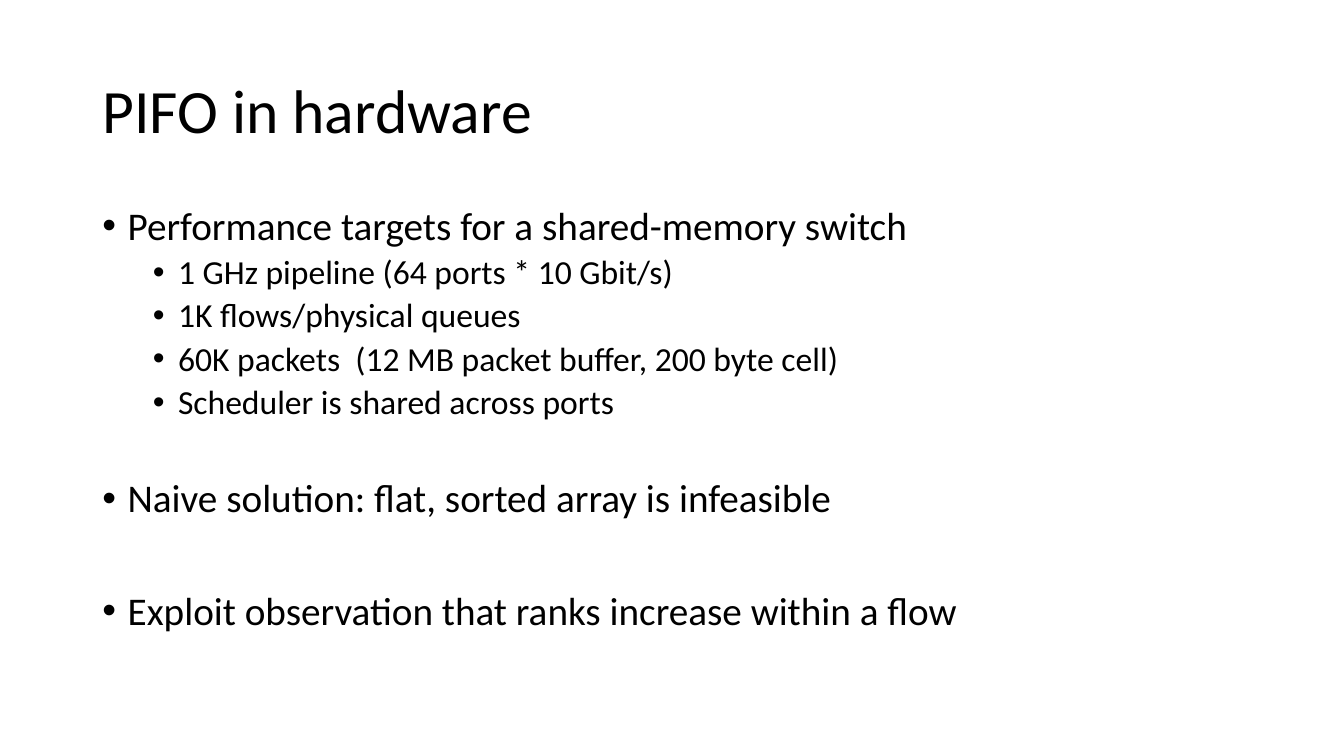
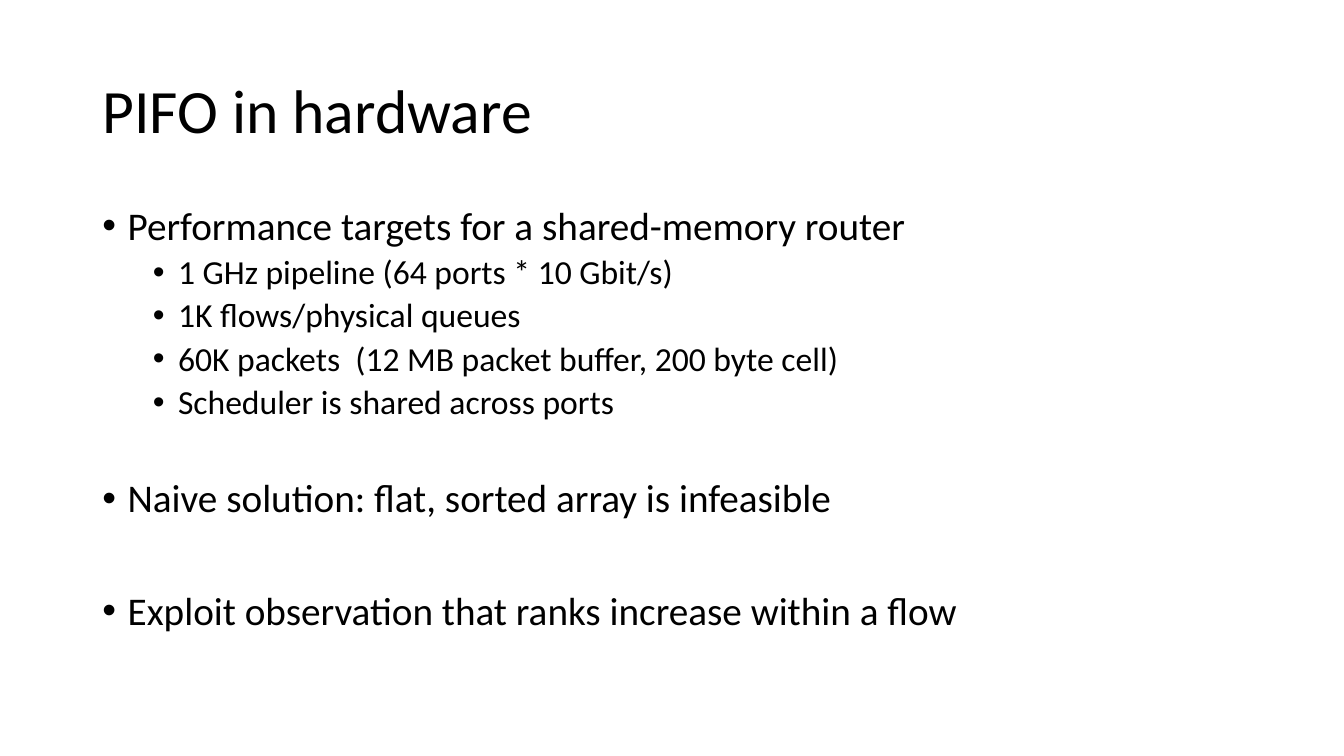
Before and after one commit to anirudhSK/pifo-domino-marple-ppts, a slide deck: slide 23 of combined_domino_pifo.pptx. Drawn at 1344x756 pixels with LibreOffice and Linux fonts; fonts in the diff are those of the drawing. Boxes give left, top, right and bottom in pixels: in the first picture for what was removed or moved away, otherwise in the second. Text is boxed around its words. In the diff, an @@ line names an element or a change of style, - is before the commit and + after.

```diff
--- a/combined_domino_pifo.pptx
+++ b/combined_domino_pifo.pptx
@@ text at <box>128,212,905,247</box>: text changed @@
-• Performance targets for a shared-memory switch
+• Performance targets for a shared-memory router
```
Also in this commit, not shown: 6 other slides changed.
